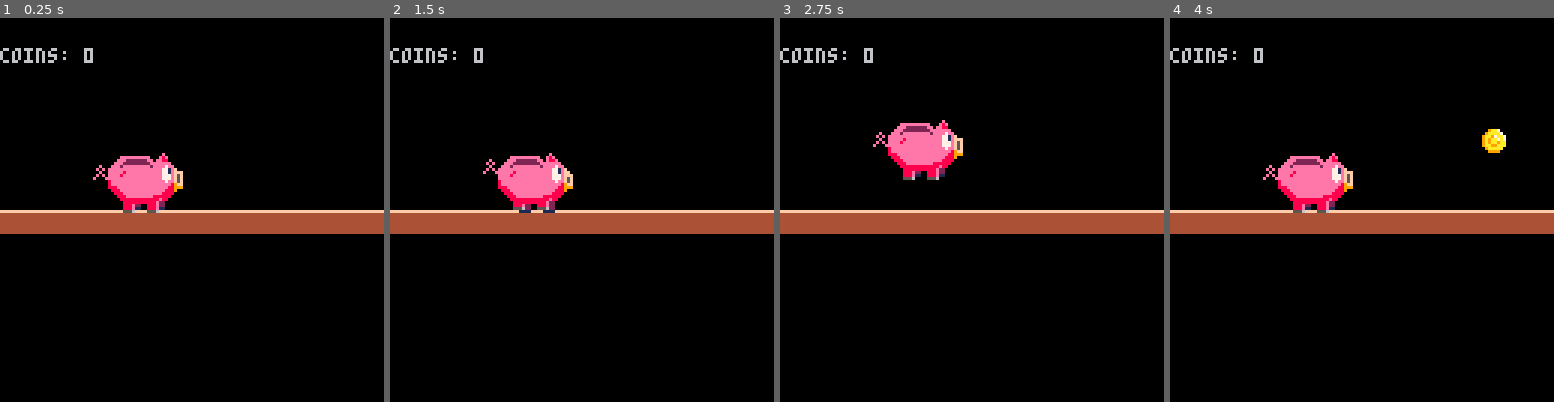
Above: before the commit, frames 1-4 (left to right).
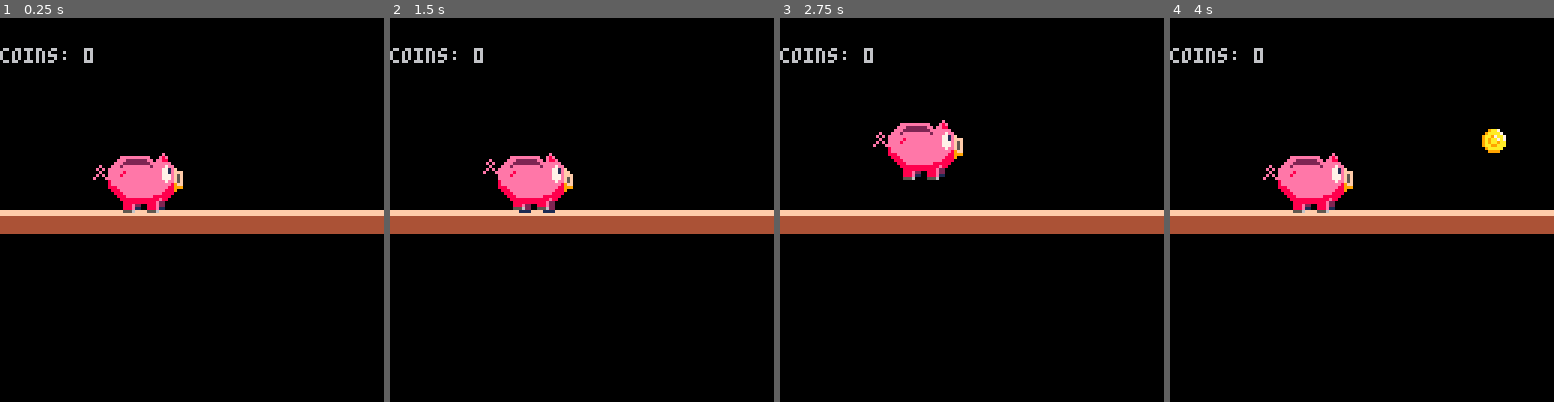
Above: after the commit, the same moments.

Repository: Houzvicka/ld44
Game: PICO-8 cartridge piggy.p8
Same seed, same stepped clock (60 frames per second), same inputs: the game is played once before the commit and once after it.
Inputs:
- Up to frame 1 (0.25 s): no input
- Up to frame 2 (1.5 s): no input
- Up to frame 3 (2.75 s): hold Right 1.6-2.1 s; hold Up 2.15-2.42 s; hold Right from 2.47 s (still down)
- Up to frame 4 (4 s): release Right at 3.03 s; hold Left 3.08-3.58 s

The runs differ from the first frame. In frame 1, 0.8% of the frame differs, in the area x 0-100%, y 50-52%; in frame 2, 0.8%; in frame 3, 0.8%; in frame 4, 0.8%.

Commit message:
Update piggy.p8

Diff:
--- a/piggy.p8
+++ b/piggy.p8
@@ -224,7 +224,7 @@
 end
 __gfx__
 00000000009aa700009aa700000970000009700000097000009aa700ffffffff0000000000000000000000000000000000000000000000000000000000000000
-0000000009aaaa7009aaaa70009aa70000097000009aa70009aaaa70444444440000000000000070000000000000000000000000000000000000000000000000
+0000000009aaaa7009aaaa70009aa70000097000009aa70009aaaa70ffffffff0000000000000070000000000000000000000000000000000000000000000000
 007007009aa97aa709a97aa000997a000009a00000997a0009a97aa0444444440000000000000067000000000000000000000000000000000000000000000000
 000770009a9aa7a709a97aa000999a000009a00000999a0009a97aa0444444440000000000000666700000000000000000000000000000000000000000000000
 000770009a9aa9aa09a99aa000999a000009a00000999a0009a99aa0444444440000000000006666700000000000000000000000000000000000000000000000
